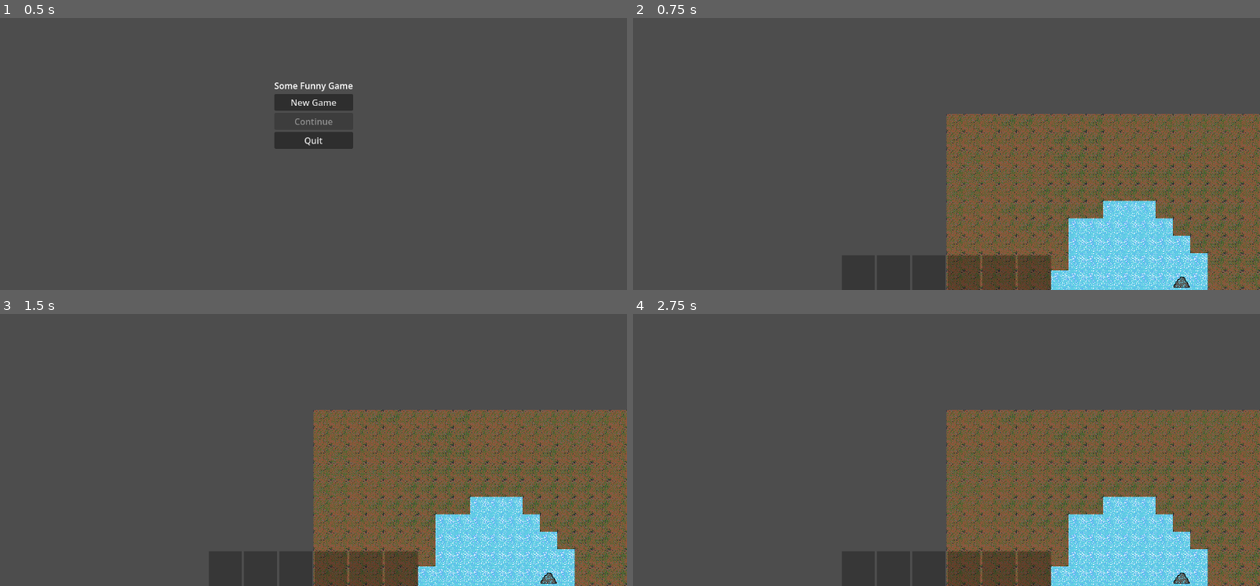
Above: before the commit, frames 1-4 (two rows, left to right).
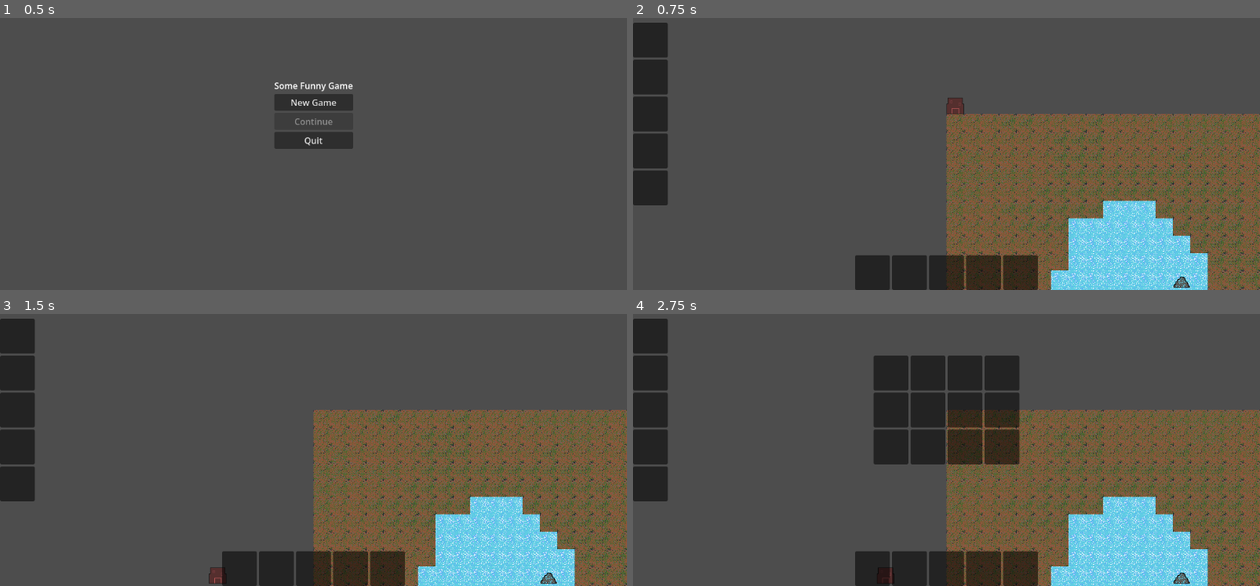
Above: after the commit, the same moments.

Repository: GykoTU/new_game
Game: Godot game, scene res://game/title_screen.tscn
Two runs of this game, one before a commit and one after it. Both use one fixed random seed, a clock stepped at 60 frames per second and the inputs below.
Inputs (mouse positions are in pixels of both pictures, inside the frame that each line leads up to):
- Up to frame 1 (0.5 s): no input
- Up to frame 2 (0.75 s): click "New Game" at 0.5 s
- Up to frame 3 (1.5 s): tap Enter at 1.25 s; move the mouse to (225, 569) at 1.27 s; press the mouse at (225, 569) at 1.28 s
- Up to frame 4 (2.75 s): tap B (shop, bound only after the commit) at 1.52, 1.82, 2.27, 2.3, 2.57 s; tap N at 1.55, 2.1 s; move the mouse to (896, 569) at 2.02 s; release the mouse at (896, 569) at 2.03 s; click (896, 569) at 2.17 s

Frame 1 is identical in both runs. In frame 2, 5.8% of the frame differs, in the area x 0-67%, y 1-100%; in frame 3, 5.8%; in frame 4, 14%.

Commit message:
UI additions for workers, buildings and shop

Diff:
--- a/Level/level_generator.tscn
+++ b/Level/level_generator.tscn
@@ -2,10 +2,7 @@
 
 [ext_resource type="Script" uid="uid://b408t78yaqkt" path="res://Level/level_generator.gd" id="1_ty8jg"]
 [ext_resource type="Script" uid="uid://cmw2phfafd342" path="res://buildings/building_data.gd" id="2_0gvok"]
-
-[sub_resource type="Resource" id="Resource_egh7j"]
-script = ExtResource("2_0gvok")
-metadata/_custom_type_script = "uid://cmw2phfafd342"
+[ext_resource type="Resource" uid="uid://dlgd1432du55j" path="res://buildings/base.tres" id="3_egh7j"]
 
 [node name="level_generator" type="Node2D" unique_id=132605351]
 script = ExtResource("1_ty8jg")
@@ -14,4 +11,4 @@
 sand_width = 2
 tree_chance_grass = 0.0
 tree_chance_flowers = 0.078
-placeable_buildings = Array[ExtResource("2_0gvok")]([SubResource("Resource_egh7j")])
+placeable_buildings = Array[ExtResource("2_0gvok")]([ExtResource("3_egh7j")])
--- a/UI/building_panels.gd
+++ /dev/null
@@ -1,26 +0,0 @@
-extends HBoxContainer
-
-@export var num_panels: int
-@export var panel_size: int
-@onready var panel = $ColorRect
-
-# Called when the node enters the scene tree for the first time.
-func _ready():
-
-	# Setup size
-	size = Vector2(panel_size, panel_size)
-
-	# Make set amount of panels
-	for i in num_panels:
-		size.x += panel_size
-		@warning_ignore("integer_division")
-		position.x -= round(panel_size / 2)
-		var copy = panel.duplicate()
-		add_child(copy)
-
-# Called every frame. 'delta' is the elapsed time since the previous frame.
-func _process(_delta):
-	pass
-
-func panel_clicked():
-	print("clicked panel")
--- /dev/null
+++ b/UI/building_ui.gd
@@ -0,0 +1,16 @@
+extends VBoxContainer
+
+@onready var template = $Panel
+@export var panel_amount: int = 5
+@export var panel_size: int = 64
+
+# Called when the node enters the scene tree for the first time.
+func _ready():
+
+	# Set up the template slot
+	template.custom_minimum_size = Vector2(panel_size, panel_size)
+	template.self_modulate = Color(0, 0, 0, 0.9)
+
+	# Add panels to hbox
+	for panel in panel_amount - 1:
+		add_child(template.duplicate())
--- /dev/null
+++ b/UI/building_ui.tscn
@@ -0,0 +1,18 @@
+[gd_scene format=3 uid="uid://ca7a023oia6qk"]
+
+[ext_resource type="Script" uid="uid://bahsfocy1n2px" path="res://UI/building_ui.gd" id="1_1wrbn"]
+
+[node name="BuildingUI" type="CanvasLayer" unique_id=1850759088]
+
+[node name="BuildingUI" type="VBoxContainer" parent="." unique_id=47586603]
+anchors_preset = 4
+anchor_top = 0.5
+anchor_bottom = 0.5
+offset_top = -20.0
+offset_right = 40.0
+offset_bottom = 20.0
+grow_vertical = 2
+script = ExtResource("1_1wrbn")
+
+[node name="Panel" type="Panel" parent="BuildingUI" unique_id=346214315]
+layout_mode = 2
--- a/UI/buildings_ui.tscn
+++ /dev/null
@@ -1,29 +0,0 @@
-[gd_scene format=3 uid="uid://wut3wtlbem6t"]
-
-[ext_resource type="Script" uid="uid://d4e2x2i6jkn1f" path="res://UI/building_panels.gd" id="1_bn3j3"]
-[ext_resource type="Script" uid="uid://doqvwut60834q" path="res://UI/color_rect.gd" id="2_kd7ha"]
-
-[node name="BuildingsUI" type="CanvasLayer" unique_id=277327644]
-
-[node name="BuildingPanels" type="HBoxContainer" parent="." unique_id=1728296397]
-anchors_preset = 7
-anchor_left = 0.5
-anchor_top = 1.0
-anchor_right = 0.5
-anchor_bottom = 1.0
-offset_left = -32.0
-offset_top = -64.0
-offset_right = 32.0
-grow_horizontal = 2
-grow_vertical = 0
-size_flags_vertical = 8
-script = ExtResource("1_bn3j3")
-num_panels = 5
-panel_size = 64
-
-[node name="ColorRect" type="ColorRect" parent="BuildingPanels" unique_id=1529685972]
-layout_mode = 2
-size_flags_horizontal = 3
-color = Color(0, 0, 0, 0.27450982)
-script = ExtResource("2_kd7ha")
-metadata/_edit_lock_ = true
--- a/UI/color_rect.gd
+++ /dev/null
@@ -1,8 +0,0 @@
-extends ColorRect
-
-func _gui_input(event: InputEvent):
-	if event.is_action_pressed("left_click"):
-		get_parent().panel_clicked()
-
-func insert_building():
-	pass
--- /dev/null
+++ b/UI/shop_items.gd
@@ -0,0 +1,23 @@
+extends GridContainer
+
+@onready var template: Panel = $Panel
+
+@export var row_amount: int = 3
+@export var panel_amount: int = 4   # panels per row
+@export var panel_size: int = 64
+@export var spacing: int = 4
+
+func _ready():
+	columns = panel_amount
+
+	# Spacing between slots (GridContainer uses h_separation / v_separation)
+	add_theme_constant_override("h_separation", spacing)
+	add_theme_constant_override("v_separation", spacing)
+
+	# Set up the template slot
+	template.custom_minimum_size = Vector2(panel_size, panel_size)
+	template.self_modulate = Color(0, 0, 0, 0.9)
+
+	# The template counts as the first slot, so add one fewer
+	for i in row_amount * panel_amount - 1:
+		add_child(template.duplicate())
--- /dev/null
+++ b/UI/shop_ui.gd
@@ -0,0 +1,10 @@
+extends CanvasLayer
+
+# Called when the node enters the scene tree for the first time.
+func _ready():
+	visible = false
+
+
+func _input(event: InputEvent):
+	if event.is_action_pressed("shop"):
+		visible = not visible
--- /dev/null
+++ b/UI/shop_ui.tscn
@@ -0,0 +1,20 @@
+[gd_scene format=3 uid="uid://bfcg0pbj8dpnl"]
+
+[ext_resource type="Script" uid="uid://b8xwv8egfukyq" path="res://UI/shop_ui.gd" id="1_5pilf"]
+[ext_resource type="Script" uid="uid://21gthjymbggt" path="res://UI/shop_items.gd" id="2_imt7e"]
+
+[node name="ShopUI" type="CanvasLayer" unique_id=189571316]
+script = ExtResource("1_5pilf")
+
+[node name="ShopItems" type="GridContainer" parent="." unique_id=1664266067]
+anchors_preset = 8
+anchor_left = 0.5
+anchor_top = 0.5
+anchor_right = 0.5
+anchor_bottom = 0.5
+grow_horizontal = 2
+grow_vertical = 2
+script = ExtResource("2_imt7e")
+
+[node name="Panel" type="Panel" parent="ShopItems" unique_id=1136350628]
+layout_mode = 2
--- /dev/null
+++ b/UI/worker_ui.gd
@@ -0,0 +1,16 @@
+extends HBoxContainer
+
+@onready var template = $Panel
+@export var panel_amount: int = 5
+@export var panel_size: int = 64
+
+# Called when the node enters the scene tree for the first time.
+func _ready():
+
+	# Set up the template slot
+	template.custom_minimum_size = Vector2(panel_size, panel_size)
+	template.self_modulate = Color(0, 0, 0, 0.9)
+
+	# Add panels to hbox
+	for panel in panel_amount - 1:
+		add_child(template.duplicate())
--- /dev/null
+++ b/UI/worker_ui.tscn
@@ -0,0 +1,21 @@
+[gd_scene format=3 uid="uid://xjsbgru4486i"]
+
+[ext_resource type="Script" uid="uid://bwxggsujx7v4m" path="res://UI/worker_ui.gd" id="1_bfkih"]
+
+[node name="WorkerUI" type="CanvasLayer" unique_id=1850759088]
+
+[node name="WorkerUI" type="HBoxContainer" parent="." unique_id=1480627747]
+anchors_preset = 7
+anchor_left = 0.5
+anchor_top = 1.0
+anchor_right = 0.5
+anchor_bottom = 1.0
+offset_left = -20.0
+offset_top = -40.0
+offset_right = 20.0
+grow_horizontal = 2
+grow_vertical = 0
+script = ExtResource("1_bfkih")
+
+[node name="Panel" type="Panel" parent="WorkerUI" unique_id=346214315]
+layout_mode = 2
--- a/buildings/base.tscn
+++ /dev/null
@@ -1,20 +0,0 @@
-[gd_scene format=3 uid="uid://bfr1aj28nc6d3"]
-
-[ext_resource type="Texture2D" uid="uid://hbyepkpaotj6" path="res://assets/buildings/base.png" id="1_uv5ks"]
-
-[sub_resource type="RectangleShape2D" id="RectangleShape2D_g5ejs"]
-size = Vector2(99, 100)
-
-[node name="base" type="Node2D" unique_id=1085976882]
-
-[node name="Area2D" type="Area2D" parent="." unique_id=1817323215]
-position = Vector2(584, 316)
-
-[node name="CollisionShape2D" type="CollisionShape2D" parent="Area2D" unique_id=2092259424]
-position = Vector2(-0.5, 0)
-shape = SubResource("RectangleShape2D_g5ejs")
-
-[node name="Base" type="Sprite2D" parent="." unique_id=1166970629]
-position = Vector2(582, 315)
-scale = Vector2(3.2500005, 3.2500005)
-texture = ExtResource("1_uv5ks")
--- a/game/main.gd
+++ b/game/main.gd
@@ -1,13 +1,17 @@
 extends Node2D
 
 const LEVEL_SCENE := preload("res://Level/level_generator.tscn")
-const SAVE_PATH := "user://savegame.dat"
 
-var level: Node2D
+# Utility Scenes
+var level: LevelGenerator
+var build_placer: BuildPlacer
+var camera: Node2D
 
-var camera: Node2D
+# UI Scenes
 var options_menu: CanvasLayer
 var buildings_ui: CanvasLayer
+var workers_ui: CanvasLayer
+var shop_ui: CanvasLayer
 
 # Called when the node enters the scene tree for the first time.
 func _ready():
@@ -18,38 +22,72 @@
 	# load scenes
 	var camera_scene = load("res://game/camera.tscn")
 	var options_menu_scene = load("res://UI/options_menu.tscn")
-	var builduings_ui_scene = load("res://UI/buildings_ui.tscn")
+	var shop_ui_scene = load("res://UI/shop_ui.tscn")
+	var buildings_ui_scene = load("res://UI/building_ui.tscn")
+	var workers_ui_scene = load("res://UI/worker_ui.tscn")
+
 
 	# instantiate scenes
 	camera = camera_scene.instantiate()
-	level = LEVEL_SCENE.instantiate()
+	level = LEVEL_SCENE.instantiate() as LevelGenerator
 	options_menu = options_menu_scene.instantiate()
-	buildings_ui = builduings_ui_scene.instantiate()
+	shop_ui = shop_ui_scene.instantiate()
+	buildings_ui = buildings_ui_scene.instantiate()
+	workers_ui = workers_ui_scene.instantiate()
+
+	# the build placer is created in code, it needs to know the level
+	build_placer = BuildPlacer.new()
+	build_placer.level = level
+	build_placer.placement_finished.connect(_on_placement_finished)
 
 	# Get map data from save
 	var save := SaveManager.load_game()
 	# only generate level when save is empty
 	level.generate_on_ready = save.is_empty()
 
-	# if save exists load the save
-	if not save.is_empty():
-		level.load_save_data(save["level"])
+	# Connect BEFORE add_child: a new level is generated the moment it's added,
+	# so connecting afterwards would miss the signal.
+	level.level_generated.connect(_on_level_generated)
 
 	# add to main node
 	add_child(camera)
-	add_child(level)
+	add_child(level) # a new level generates here
+	add_child(build_placer)
 	add_child(options_menu)
+	add_child(shop_ui)
 	add_child(buildings_ui)
+	add_child(workers_ui)
 
-	# Connect other events to functions to wait for level generation
-	level.level_generated.connect(_on_level_generated)
+	if save.is_empty():
+		# New game: the player picks where the base goes. It can't be cancelled.
+		build_placer.start("base", false)
+	else:
+		# if save exists load the save (after add_child, so the level is in the tree)
+		level.load_save_data(save["level"])
 
 # Called every frame. 'delta' is the elapsed time since the previous frame.
 func _process(_delta):
 	pass
 
+# Runs after both a new level is generated and a save is loaded.
 func _on_level_generated() -> void:
 	pass
 
+func _on_placement_finished(type: String, cell: Vector2i) -> void:
+	if type == "base":
+		print("Base placed at ", cell)
+		# Start the actual game here: spawn workers, enable the UI, etc.
+
 func save_level():
 	SaveManager.save_game(level)
+
+# Debug only: Ctrl+N generates a brand new level. Doesn't exist in exported builds.
+func _unhandled_input(event: InputEvent) -> void:
+	if not OS.is_debug_build():
+		return
+	if event is InputEventKey and event.pressed and not event.echo:
+		if event.keycode == KEY_N and event.ctrl_pressed:
+			level.level_seed = 0
+			level.generate()
+			build_placer.start("base", false)
+			print("New level generated, place your base")
--- a/project.godot
+++ b/project.godot
@@ -58,6 +58,11 @@
 "events": [Object(InputEventMouseButton,"resource_local_to_scene":false,"resource_name":"","device":-1,"window_id":0,"a …(253 unchanged characters)…
 ]
 }
+shop={
+"deadzone": 0.2,
+"events": [Object(InputEventKey,"resource_local_to_scene":false,"resource_name":"","device":-1,"window_id":0,"alt_pressed":false,"shift_pressed":false,"ctrl_pressed":false,"meta_pressed":false,"pressed":false,"keycode":0,"physical_keycode":66,"key_label":0,"unicode":98,"location":0,"echo":false,"script":null)
+]
+}
 
 [physics]
 
Not shown, removed: UI/building_panels.gd.uid
Not shown, added: UI/building_ui.gd.uid
Not shown, removed: UI/color_rect.gd.uid
Not shown, added: UI/shop_items.gd.uid
Not shown, added: UI/shop_ui.gd.uid
Not shown, added: UI/worker_ui.gd.uid
